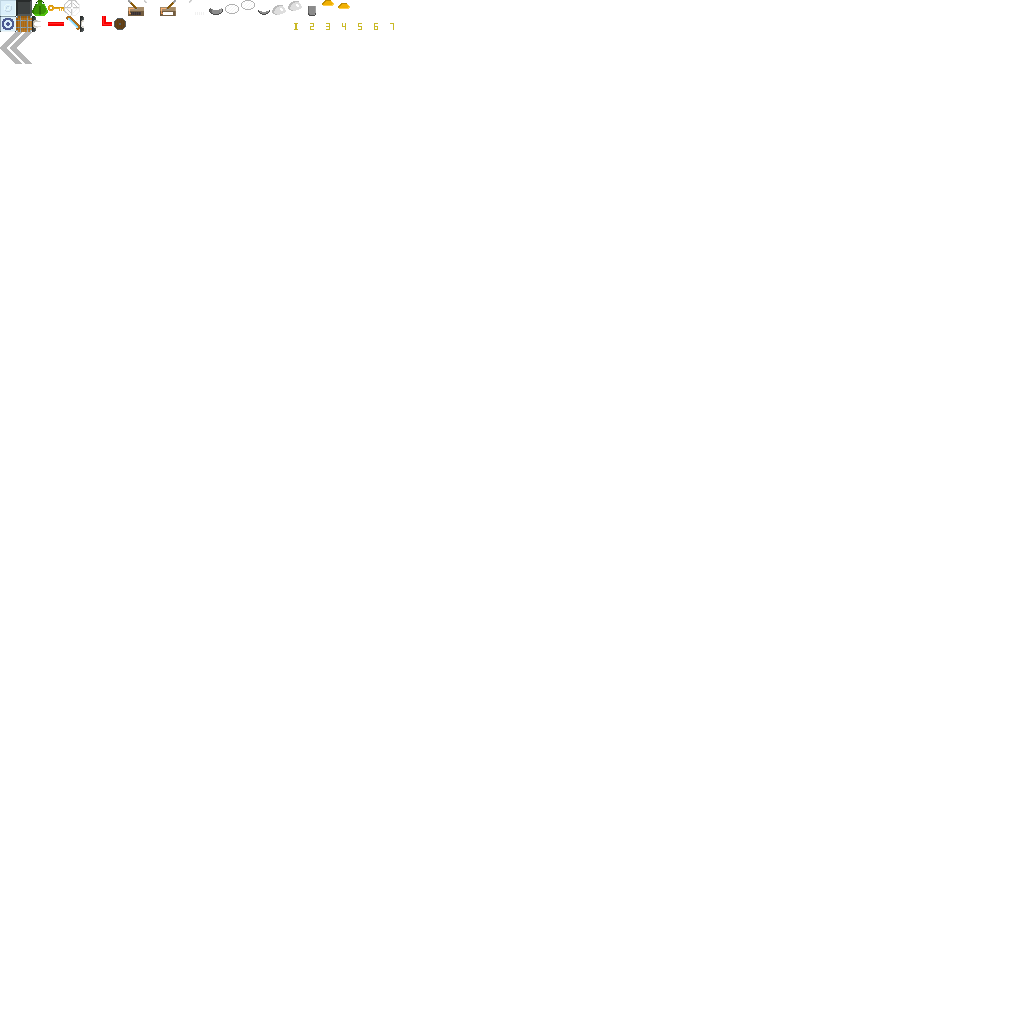
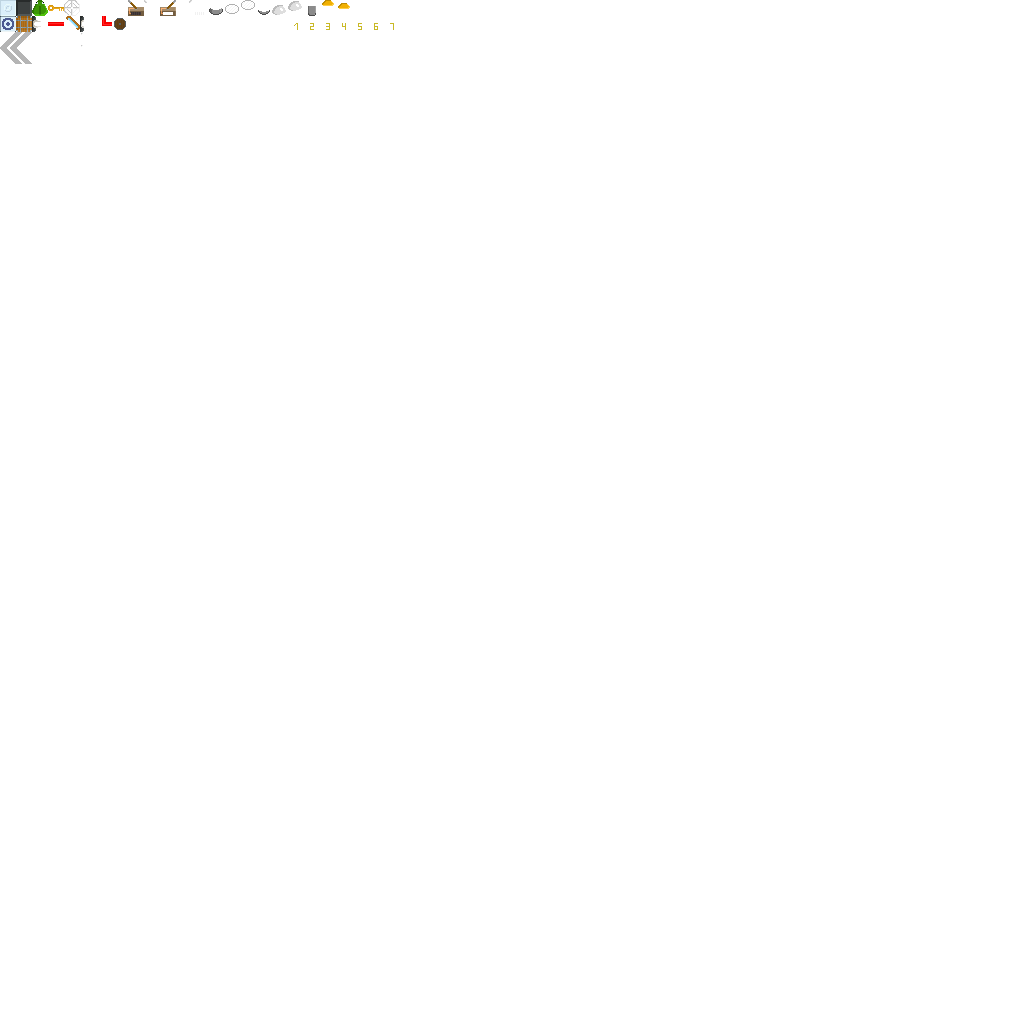
Layers edited between the first and the second (1024, 1024) image:
painted on "1" over <box>294,23,298,30</box>
added layer "LaserDetecotrColor" above "LaserDetector" over <box>81,33,83,47</box>
